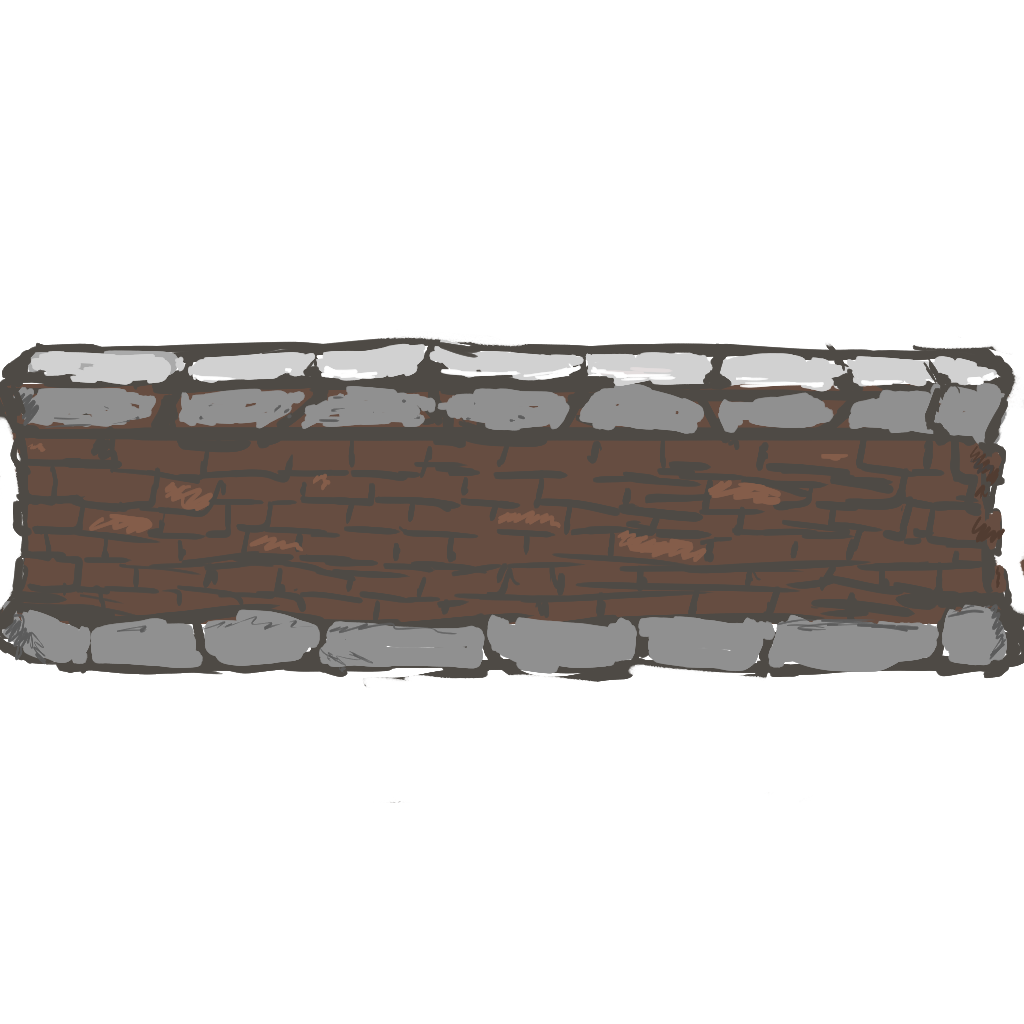
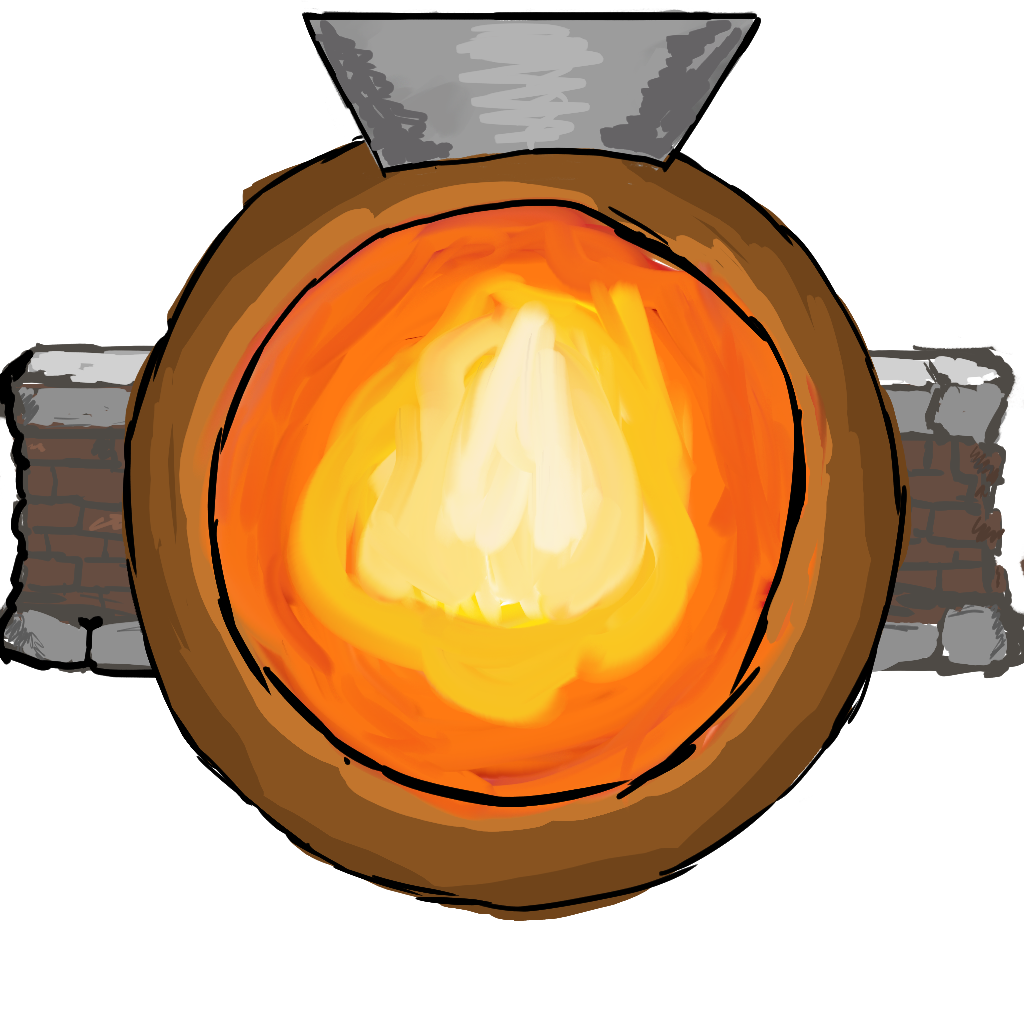
Comparing the layer stacks of the two 1024 × 1024 images. Changes:
added layer "FB_Cône" above "Calque 1" over (301, 1, 761, 187)
added layer "Calque 1" above "Platform" over (121, 111, 912, 921)
painted on "Platform" over (0, 349, 782, 681)
